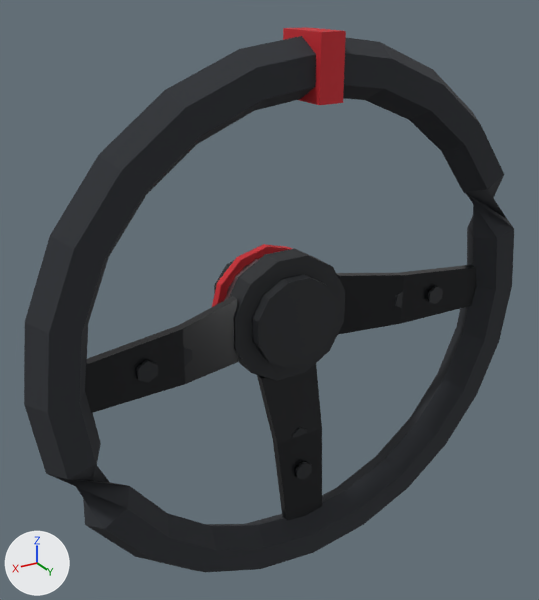
A saved change to the glTF model assets/parts/interior/gripline/gripline_330_suede/hana_roadster.glb.
Rendered twice from a 50 mm lens placed at (0.248, 0.445, 0.21), pointed at (0.006, 0.042, 0.008). Arrows for +X, +Y and +Z are at lower left; the lights stay in place. The picture after the commit comes second. Vertices at exactly the same position are counted once.

In view in the first picture: 'model'.
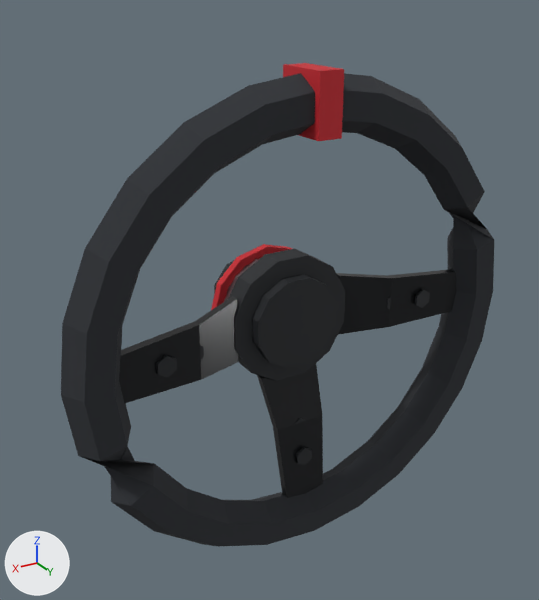
Changed parts and their boxes (x1, y1, x2, y2) in the pictures (539 x 600 px; the box of a moved part takes in the faces that stretch with it):
'model', reshaped, rescaled (12% narrower, 11% shorter)
    before: (24, 27, 514, 572)
    after: (61, 63, 494, 547)
part 1 of me_model, moved or reshaped
    before: (395, 292, 403, 308)
    after: (387, 297, 391, 309)
part 2 of me_model, moved or reshaped
    before: (428, 286, 443, 304)
    after: (415, 289, 430, 308)
part 3 of me_model, moved or reshaped
    before: (283, 27, 346, 105)
    after: (283, 63, 344, 141)
part 4 of me_model, moved or reshaped
    before: (24, 36, 514, 572)
    after: (61, 73, 494, 547)

Edits to the bpy script that builds the scene:
```text
Change me_model:
    used by ob_model
    remove me_model.from_pydata(...)  # 424 vertices, 796 faces; spans x -0.99..0.99, y -0.27..0.27, z -1.0..1.0
    add me_model.from_pydata(...)  # 424 vertices, 796 faces; spans x -0.99..0.99, y -0.3..0.3, z -1.0..1.0
    me_model part 1: the loose piece of 14 vertices spanning x -0.5..-0.44, y 0.12..0.13, z -0.04..0.03 is moved by (-0.01, 0.02, 0.0)
    me_model part 2: the loose piece of 14 vertices spanning x -0.64..-0.57, y 0.16..0.17, z -0.04..0.03 is moved by (0.0, 0.02, 0.0)
    me_model part 3: the loose piece of 8 vertices spanning x -0.04..0.04, y 0.06..0.27, z 0.79..1.0 is scaled about its middle by 1.12, then moved by (0.0, 0.02, -0.01)
    me_model part 4: 186 of 424 vertices moved; they spanned x -0.99..0.99, y 0.02..0.25, z -1.0..0.99 and now span x -0.99..0.99, y 0.02..0.28, z -1.0..0.99; mean shift (0.0, 0.02, 0.0); largest move (0.0, 0.25, 0.85) -> (0.0, 0.28, 0.83)
    other edits to the shape of me_model do not show in these pictures
Change ob_model:
    ob_model.scale: (0.183, 0.183, 0.183) -> (0.163, 0.163, 0.163)
```
